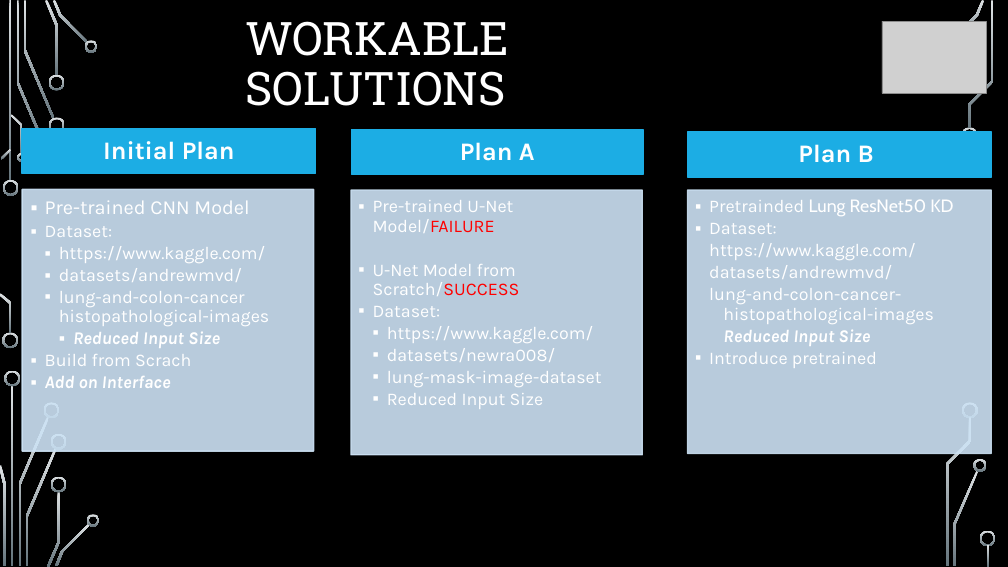
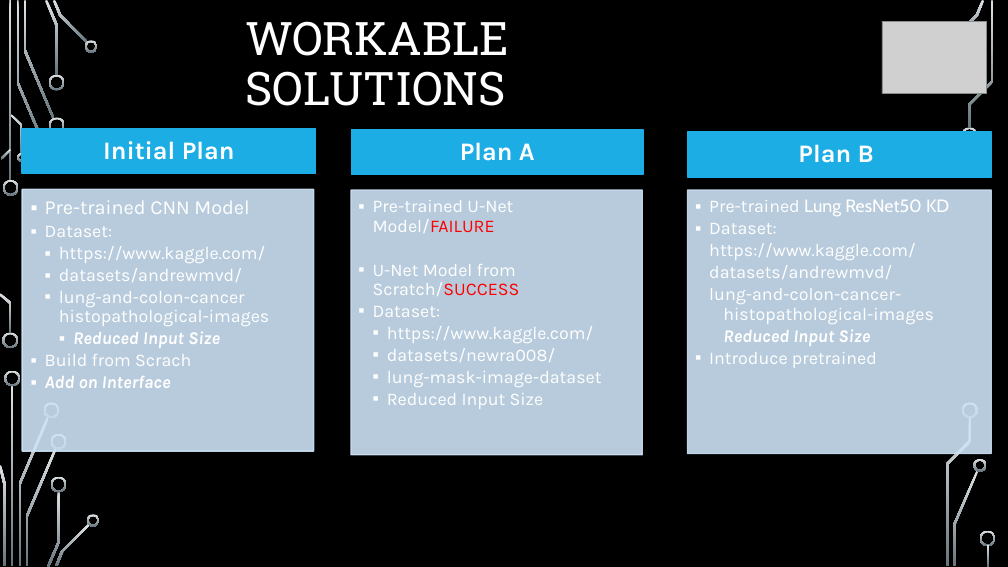
Before and after one commit to Group5FinalProject/Cancer_Champions, a slide deck: slide 4 of Cancer_Champions_PPT.pptx. Drawn at 1008x567 pixels with LibreOffice and Linux fonts; fonts in the diff are those of the drawing; grey boxes stand for pictures; background and template pictures are left out. Boxes give left, top, right and bottom in pixels: in the first picture for what was removed or moved away, otherwise in the second. Text is boxed around its words. In the diff, an @@ line names an element or a change of style, - is before the commit and + after.

Commit message:
Found a typo in the PPT and fixed it.

```diff
--- a/Cancer_Champions_PPT.pptx
+++ b/Cancer_Champions_PPT.pptx
@@ text at (x1=709, y1=199, x2=949, y2=216): text changed @@
-  ▪ Pretrainded Lung ResNet50 KD
+  ▪ Pre-trained Lung ResNet50 KD
```
